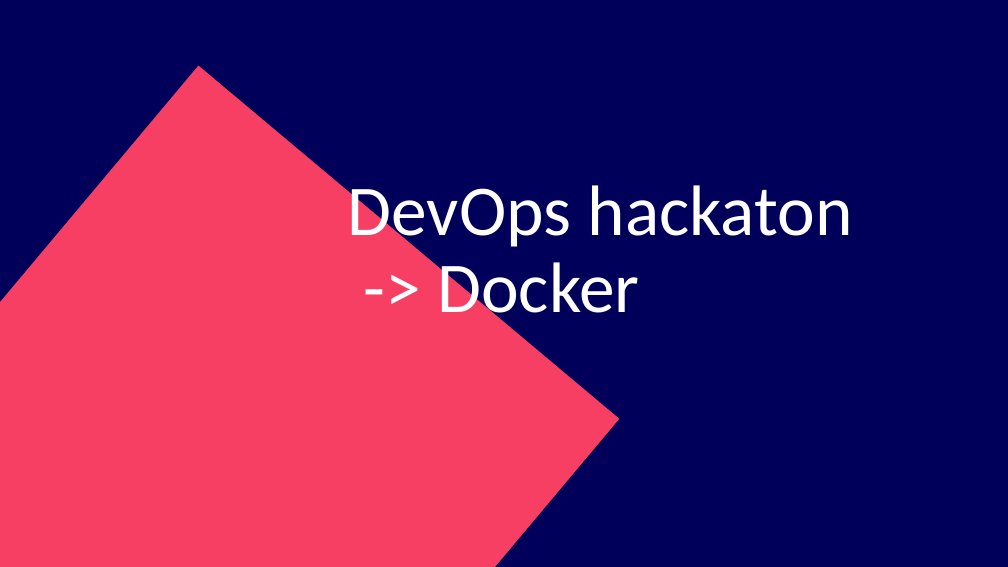
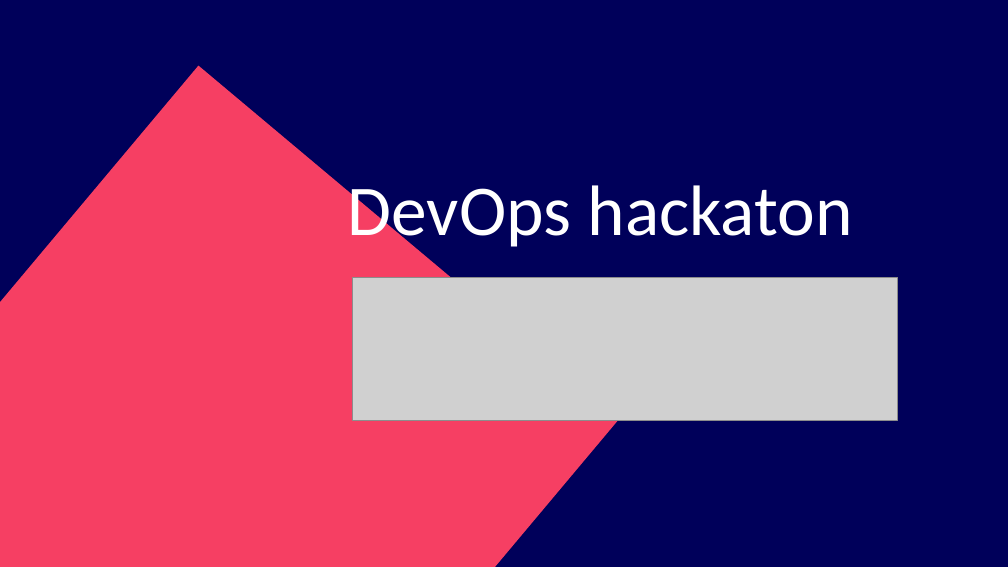
Before and after one commit to kejsardamberg/docker-hackaton, a slide deck: slide 3 of res/DevOps_hackaton.pptx (slide 2 before the commit). Drawn at 1008x567 pixels with LibreOffice and Linux fonts; fonts in the diff are those of the drawing; grey boxes stand for pictures; background and template pictures are left out. Boxes give left, top, right and bottom in pixels: in the first picture for what was removed or moved away, otherwise in the second. Text is boxed around its words. In the diff, an @@ line names an element or a change of style, - is before the commit and + after.

```diff
--- a/res/DevOps_hackaton.pptx
+++ b/res/DevOps_hackaton.pptx
@@ title at (x1=348, y1=185, x2=853, y2=253): text changed @@
-DevOps hackaton
--> Docker
+DevOps hackaton
@@ picture added at (x1=352, y1=278, x2=898, y2=420) @@
```
Also in this commit, not shown: 3 other slides changed, 11 slides added, 1 slide removed, 4 other files.
